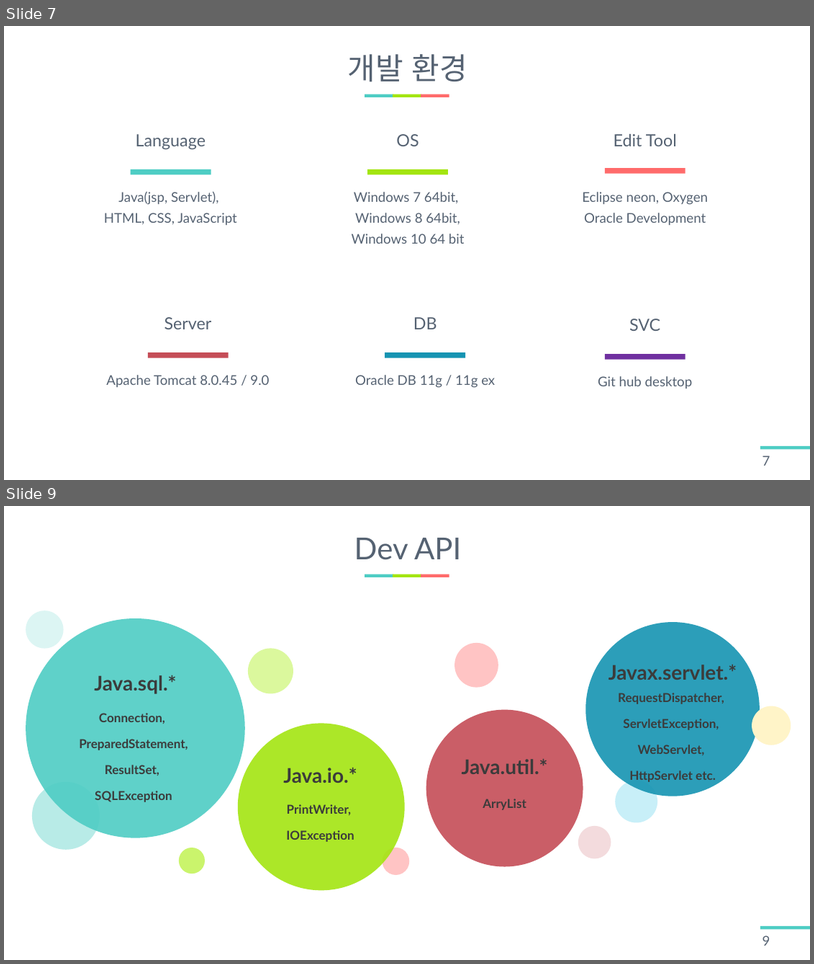
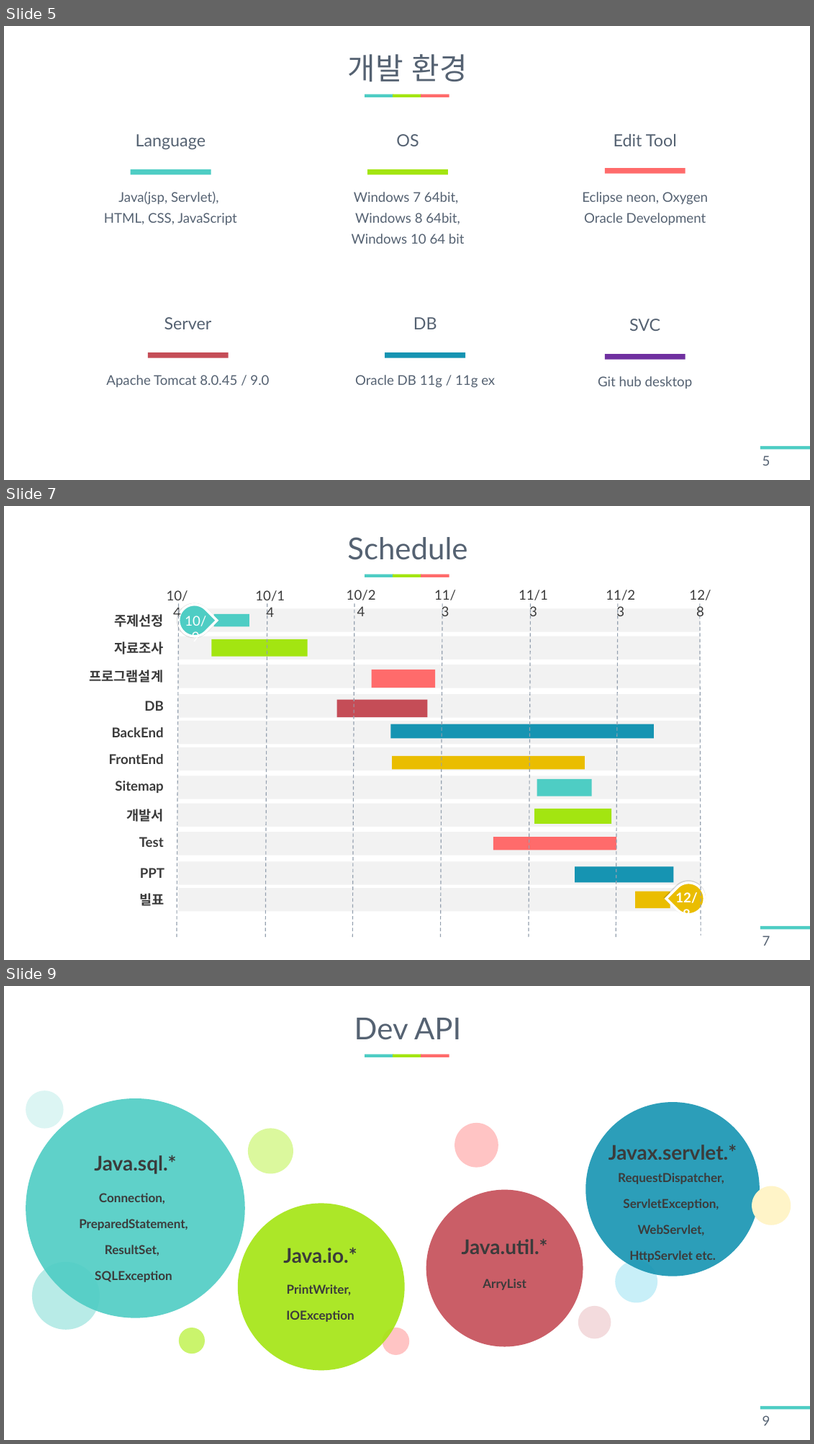
Before and after one commit to LouisKisaragi/BB-Bank, a slide deck: report/BB PANK 발표자료.pptx. Shown one above the other, each under a label of ours: slides 7 and 9 before the commit, slides 5, 7 and 9 after it; the slides between them are not shown. The pictures are 814x964 and 814x1444 pixels, drawn with LibreOffice and Linux fonts; fonts in the diff are those of the drawing. Boxes give left, top, right and bottom in pixels: in the first picture for what was removed or moved away, otherwise in the second. Text is boxed around its words. In the diff, an @@ line names an element or a change of style, - is before the commit and + after.

```diff
--- a/report/BB PANK 발표자료.pptx
+++ b/report/BB PANK 발표자료.pptx
@@ slide 7 added at [4,506,810,960], background #FFFFFF; not listed: 4 template elements that a slide beside it also shows @@
@@ title added at [347,537,468,560], 54 pt, text #556272 @@
+Schedule
@@ group added at [89,590,711,937]: 22 rectangles, 20 texts, 7 lines, 2 teardrops @@
+프로그램설계
+주제선정
+BackEnd
+자료조사
+DB
+FrontEnd
+12/8
+Sitemap
+PPT
+개발서
+Test
+빌표
+10/9
+10/4
+10/14
+10/24
+11/3
+11/13
+11/23
+12/8
@@ page number added at [763,935,771,945], 24 pt, text #556272 @@
+7
@@ what was slide 7 is now slide 5 @@
@@ page number at [763,455,771,465]: text changed @@
-7
+5
```
Also in this commit, not shown: 8 slides changed, 4 other slides added, 8 slides removed, 1 other file.
